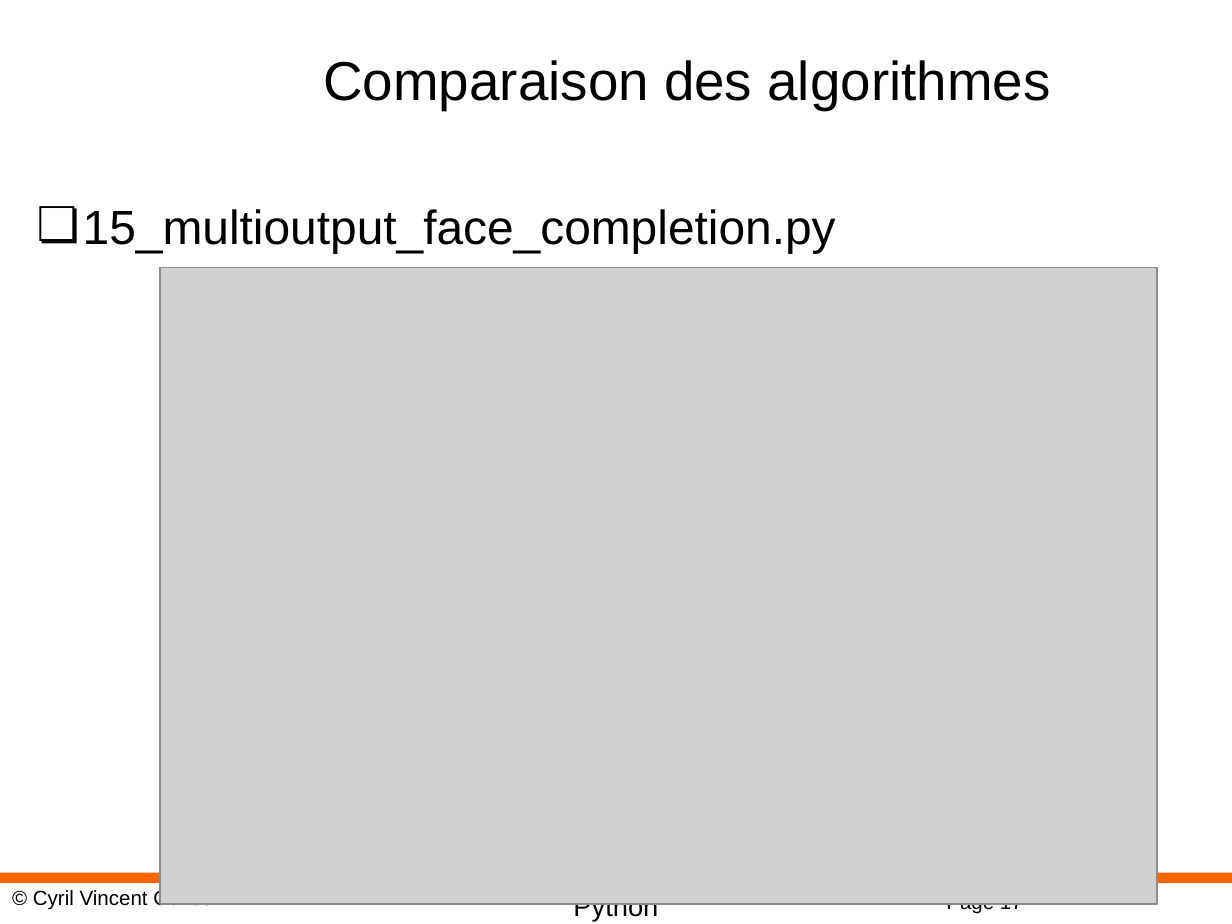
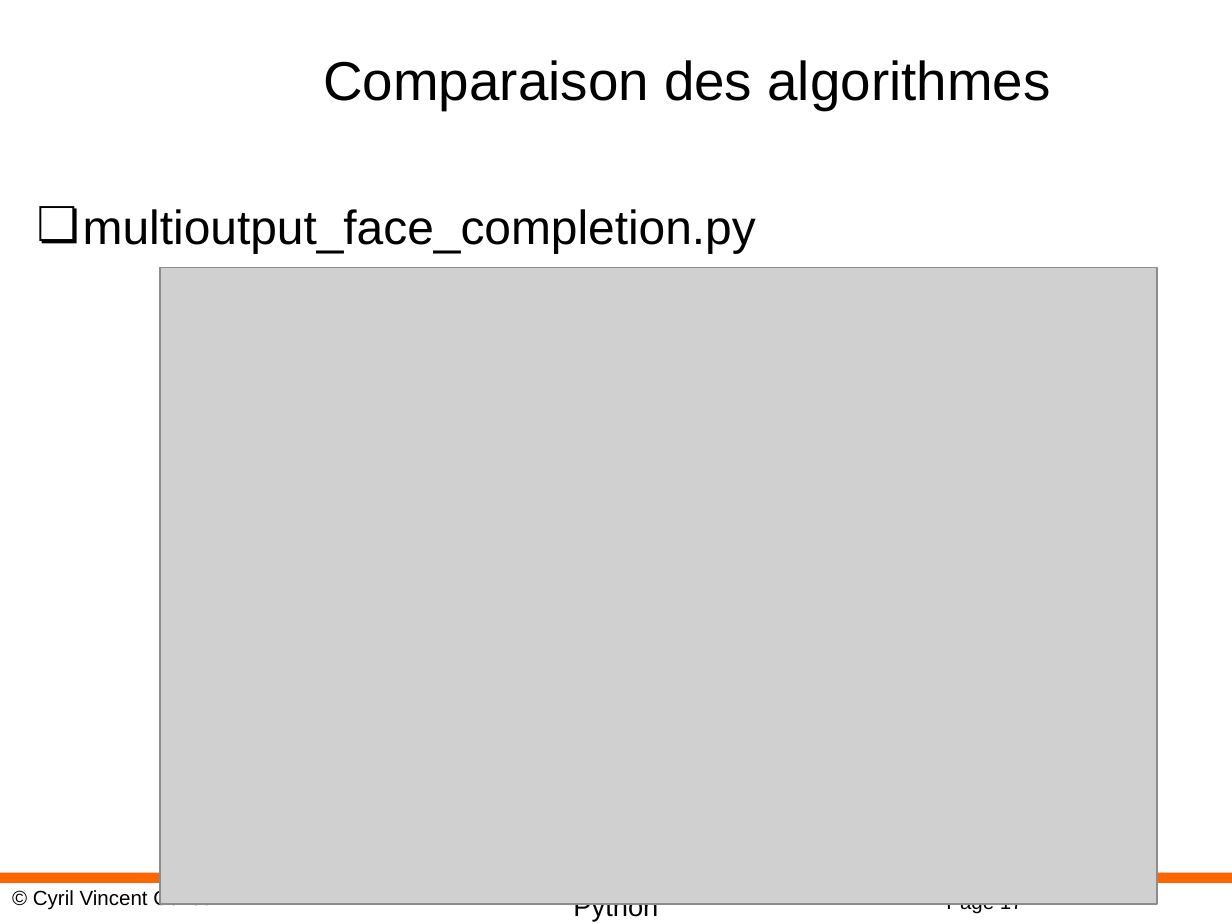
Before and after one commit to cyrilvincent/ML, a slide deck: slide 17 of PPT/MachineLearning15-RandomForest.pptx. Drawn at 1232x924 pixels with LibreOffice and Linux fonts; fonts in the diff are those of the drawing; grey boxes stand for pictures; background and template pictures are left out. Boxes give left, top, right and bottom in pixels: in the first picture for what was removed or moved away, otherwise in the second. Text is boxed around its words. In the diff, an @@ line names an element or a change of style, - is before the commit and + after.

```diff
--- a/PPT/MachineLearning15-RandomForest.pptx
+++ b/PPT/MachineLearning15-RandomForest.pptx
@@ text at bbox=[83, 209, 756, 253]: text changed @@
-❏ 15_multioutput_face_completion.py
+❏ multioutput_face_completion.py
```
Also in this commit, not shown: 1 other slide changed, 19 other files.
